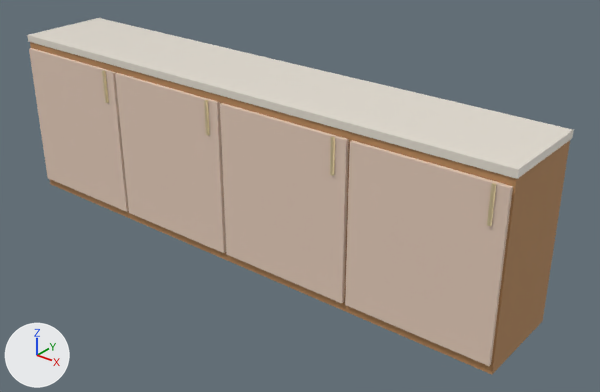
The glTF model dist/web/modelos/armario_baixo_240.glb as it was, and as the next commit left it.
Both versions are drawn from a camera (50 mm lens) standing at (2.1, -2.34, 1.74) and looking at (0.18, 0.07, 0.25). The axes (+X, +Y, +Z) are drawn at lower left. The lights are the same throughout. The older version comes first. Vertices at exactly the same position are counted once.

Objects in the first picture: 'armario_baixo_240'.
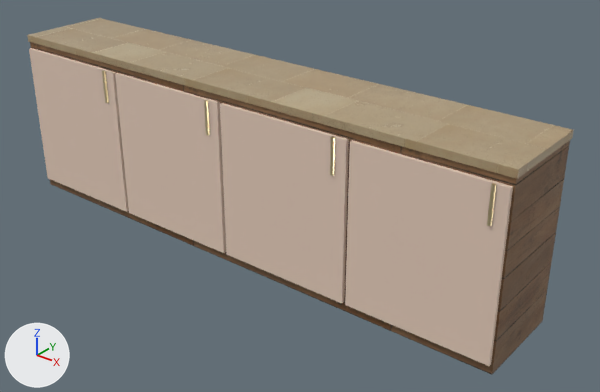
Boxes (x1, y1, x2, y2) around the edits, measured in the pictures (600 x 392 px):
'armario_baixo_240', surface changed (darker)
    both: (27, 18, 574, 374)

The change, as a diff of the scene's bpy script:
```diff
--- a/dist/web/modelos/armario_baixo_240.glb.py
+++ b/dist/web/modelos/armario_baixo_240.glb.py
@@ img_marble_normal @@
+img_marble_normal = load_image('marble_normal', '_unpacked/marble_normal', 2048, 2048, 'Non-Color')
@@ img_marble_roughness_metallic_roughness @@
+img_marble_roughness_metallic_roughness = load_image('marble_roughness_metallic_roughness', '_unpacked/marble_roughness_metallic_roughness', 2048, 2048, 'Non-Color')
@@ img_marble_diffuse @@
+img_marble_diffuse = load_image('marble_diffuse', '_unpacked/marble_diffuse', 2048, 2048, 'sRGB')
@@ img_wood_planks_normal @@
+img_wood_planks_normal = load_image('wood_planks_normal', '_unpacked/wood_planks_normal', 2048, 2048, 'Non-Color')
@@ img_wood_planks_roughness_metallic_roughness @@
+img_wood_planks_roughness_metallic_roughness = load_image('wood_planks_roughness_metallic_roughness', '_unpacked/wood_planks_roughness_metallic_roughness', 2048, 2048, 'Non-Color')
@@ img_wood_planks_diffuse @@
+img_wood_planks_diffuse = load_image('wood_planks_diffuse', '_unpacked/wood_planks_diffuse', 2048, 2048, 'sRGB')
@@ mat_madeira @@
 mat_madeira = bpy.data.materials.new('madeira')
-# nodes: BsdfPrincipled, OutputMaterial
-# colours: orange #b98a5b
+# nodes: BsdfPrincipled, Math x2, NormalMap, OutputMaterial, SeparateColor, TexImage x3
+# uses the picture img_wood_planks_diffuse
+# uses the picture img_wood_planks_normal
+# uses the picture img_wood_planks_roughness_metallic_roughness
@@ mat_marmore @@
 mat_marmore = bpy.data.materials.new('marmore')
-# nodes: BsdfPrincipled, OutputMaterial
-# colours: white #e9e2d6
+# nodes: BsdfPrincipled, Math x2, NormalMap, OutputMaterial, SeparateColor, TexImage x3
+# uses the picture img_marble_diffuse
+# uses the picture img_marble_normal
+# uses the picture img_marble_roughness_metallic_roughness
@@ mat_champagne @@
 mat_champagne.metallic = 0.45
+mat_champagne.roughness = 0.35
@@ me_armario_baixo_240 @@
 me_armario_baixo_240.from_pydata(...)  # 80 vertices, 120 faces; spans x -1.21..1.21, y -0.21..0.21, z 0.0..0.75
 # used by ob_armario_baixo_240; location = (0.0, 0.0, 0.0)
+# me_armario_baixo_240 part 1: texture (UV) coordinates changed
 me_armario_baixo_240.materials.append(mat_madeira)
```
